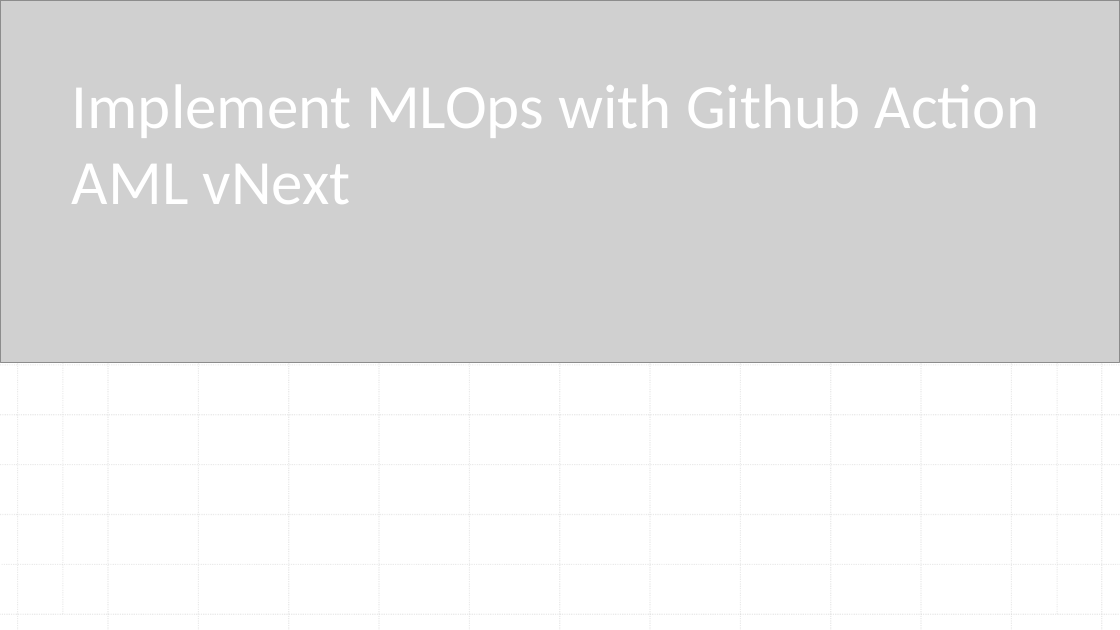
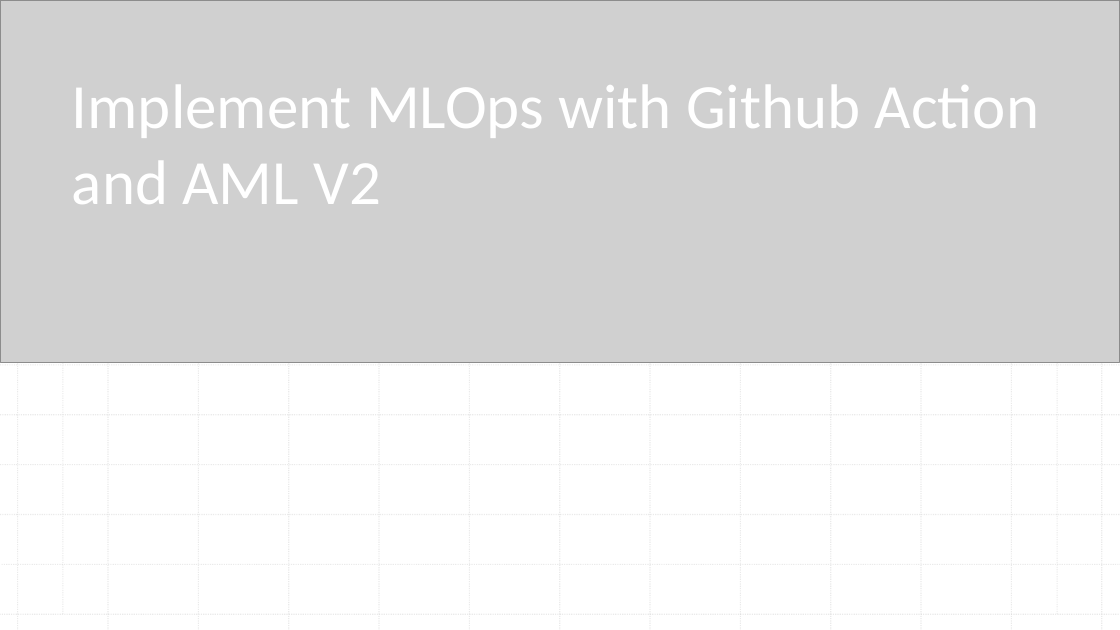
Before and after one commit to microsoft/MLOpsTemplate, a slide deck: slide 1 of src/workshop/documents/EZMLOps_introduction.pptx. Drawn at 1120x630 pixels with LibreOffice and Linux fonts; fonts in the diff are those of the drawing; grey boxes stand for pictures. Boxes give left, top, right and bottom in pixels: in the first picture for what was removed or moved away, otherwise in the second. Text is boxed around its words. In the diff, an @@ line names an element or a change of style, - is before the commit and + after.

```diff
--- a/src/workshop/documents/EZMLOps_introduction.pptx
+++ b/src/workshop/documents/EZMLOps_introduction.pptx
@@ title at (x1=72, y1=85, x2=1039, y2=204): text changed @@
-Implement MLOps with Github Action AML vNext
+Implement MLOps with Github Action and AML V2
```
Also in this commit, not shown: 1 other slide changed, 25 slides added.
